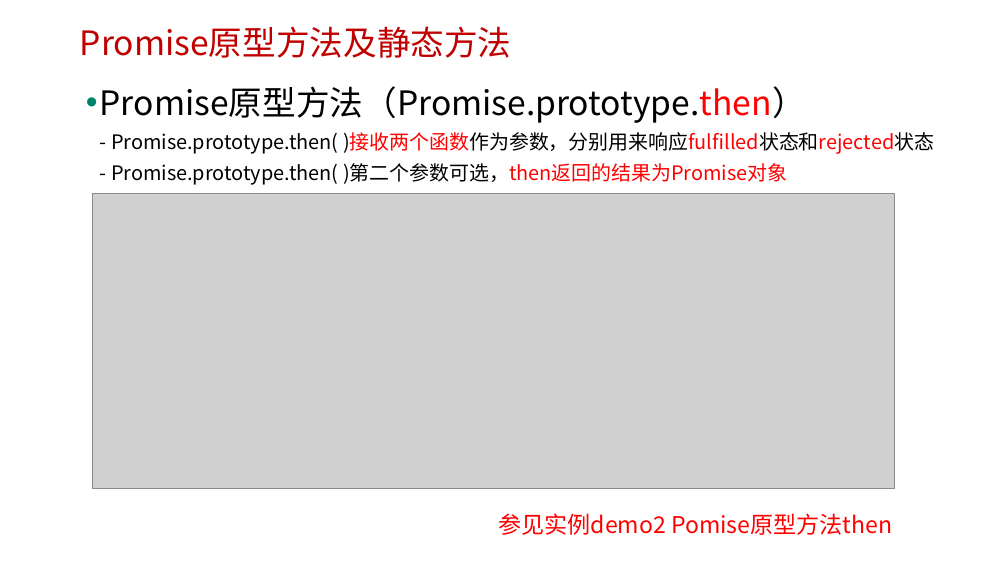
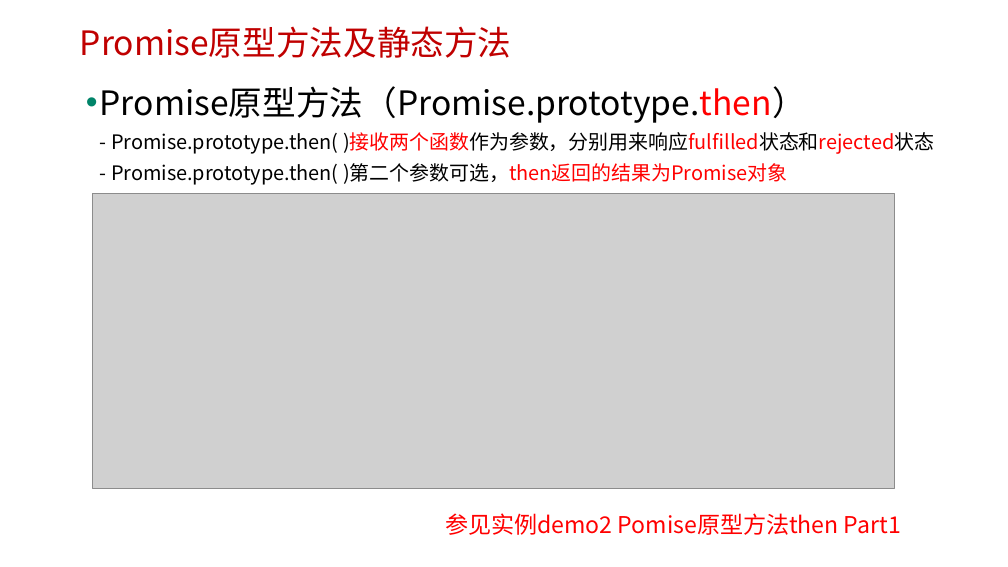
Before and after one commit to edu2act/course-javascript-advanced, a slide deck: slide 7 of 课程PPT/33.ES6中Promise对象与异步编程.pptx. Drawn at 1008x567 pixels with LibreOffice and Linux fonts; fonts in the diff are those of the drawing; grey boxes stand for pictures; background and template pictures are left out. Boxes give left, top, right and bottom in pixels: in the first picture for what was removed or moved away, otherwise in the second. Text is boxed around its words. In the diff, an @@ line names an element or a change of style, - is before the commit and + after.

```diff
--- a/课程PPT/33.ES6中Promise对象与异步编程.pptx
+++ b/课程PPT/33.ES6中Promise对象与异步编程.pptx
@@ text at (445,513,901,535): text changed @@
-参见实例demo2 Pomise原型方法then
+参见实例demo2 Pomise原型方法then Part1
```
Also in this commit, not shown: 5 other slides changed, 7 other files.
